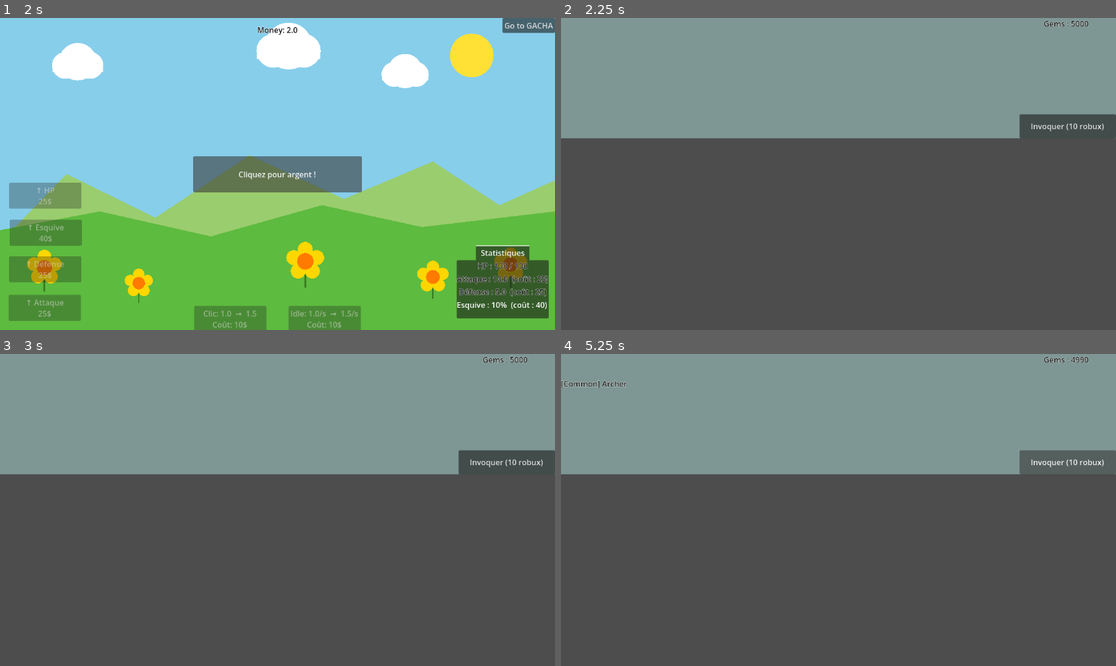
Above: before the commit, frames 1-4 (two rows, left to right).
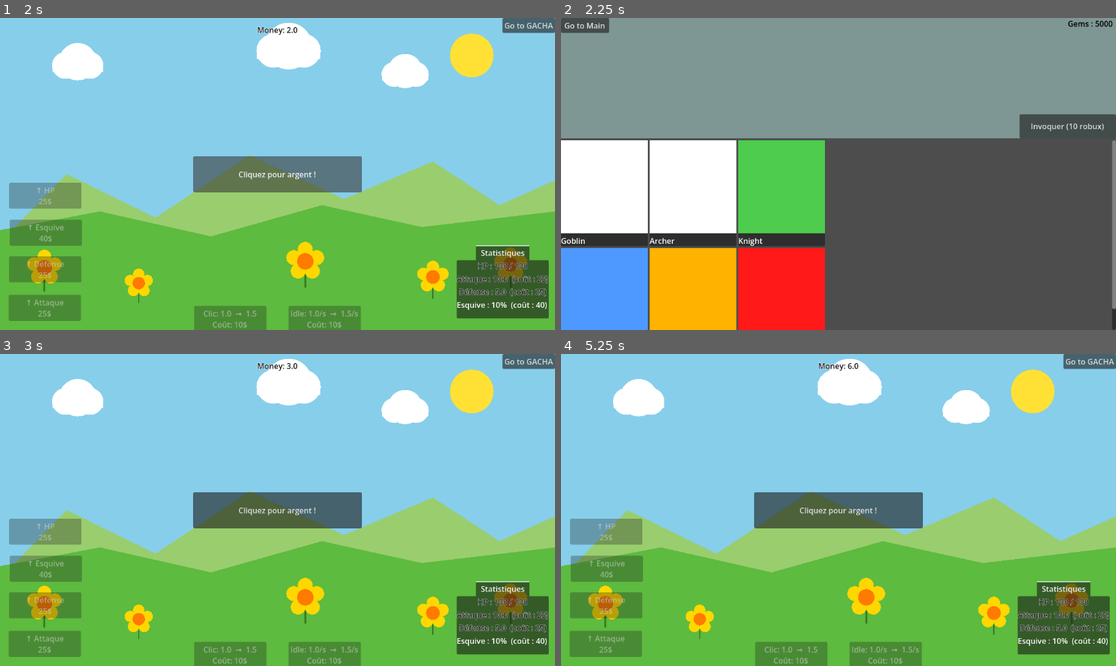
Above: after the commit, the same moments.

Repository: XeyNox/Snakdle
Game: Godot game, scene res://Scenes/TitleScreen.tscn
Two runs of this game, one before a commit and one after it. Both use one fixed random seed, a clock stepped at 60 frames per second and the inputs below.
Inputs (mouse positions are in pixels of both pictures, inside the frame that each line leads up to):
- Up to frame 1 (2 s): click "Jouer" at 0.5 s; click "Cliquez pour argent !" at 1.25 s
- Up to frame 2 (2.25 s): click "Go to GACHA" at 2 s
- Up to frame 3 (3 s): click (22, 360) at 2.75 s, where only the run after the commit has a clickable "Go to Main"
- Up to frame 4 (5.25 s): click (1088, 360) at 3.5 s, where only the run after the commit has a clickable "Go to GACHA"; click (583, 360) at 4.25 s, where only the run after the commit has a clickable "Go to Main"; click (1066, 463) at 5 s, where only the run before the commit has a clickable "Invoquer (10 robux)"

Frame 1 is identical in both runs. In frame 2, 29% of the frame differs, in the area x 0-100%, y 0-100%; in frame 3, 98%; in frame 4, 98%.

Commit message:
Update de Gacha

Diff:
--- a/Scenes/GachaUI.tscn
+++ b/Scenes/GachaUI.tscn
@@ -36,33 +36,15 @@
 script = ExtResource("2_xwc5u")
 
 [node name="GemsLabel" type="Label" parent="VBoxContainer/ColorRect" unique_id=234113938]
-custom_minimum_size = Vector2(150, 35)
-layout_mode = 1
-anchors_preset = 15
-anchor_right = 1.0
-anchor_bottom = 1.0
-grow_horizontal = 2
-grow_vertical = 2
-
-[node name="ColorRect" type="ColorRect" parent="VBoxContainer" unique_id=1010270180]
-custom_minimum_size = Vector2(0, 250)
-layout_mode = 2
-size_flags_vertical = 0
-color = Color(0.4949177, 0.5912578, 0.5783053, 1)
-
-[node name="GemsLabel" type="Label" parent="VBoxContainer/ColorRect" unique_id=234113938]
-custom_minimum_size = Vector2(150, 35)
+custom_minimum_size = Vector2(100, 35)
 layout_mode = 1
 anchors_preset = 1
 anchor_left = 1.0
 anchor_right = 1.0
-offset_left = -150.0
+offset_left = -100.0
 offset_bottom = 35.0
 grow_horizontal = 0
-size_flags_horizontal = 8
-theme_override_colors/font_color = Color(0.1, 0.1, 0.1, 1)
-theme_override_colors/font_outline_color = Color(1, 1, 1, 1)
-theme_override_constants/outline_size = 2
+theme_override_colors/font_color = Color(0, 0, 0, 1)
 
 [node name="ResultLabel" type="Label" parent="VBoxContainer/ColorRect" unique_id=2144512603]
 custom_minimum_size = Vector2(0, 150)
